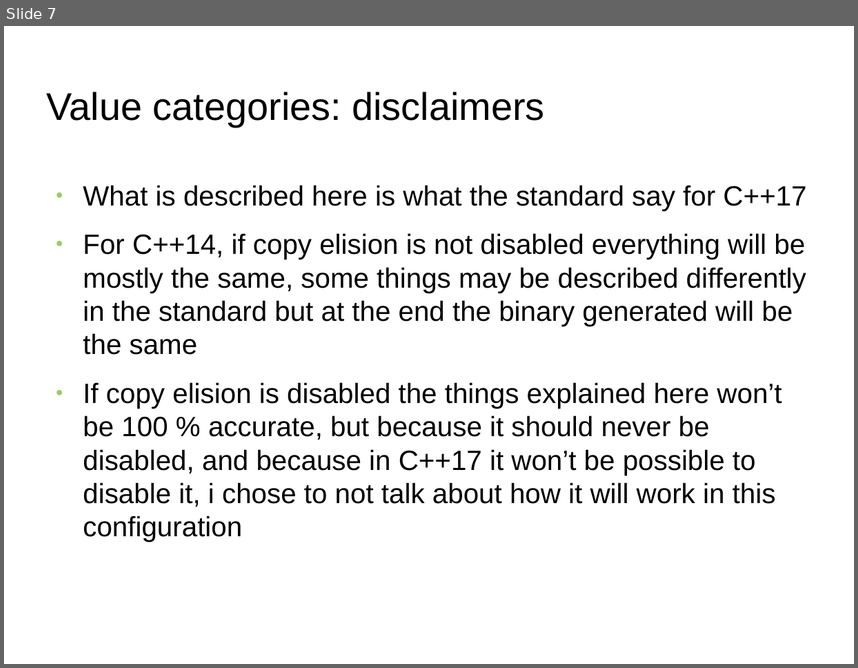
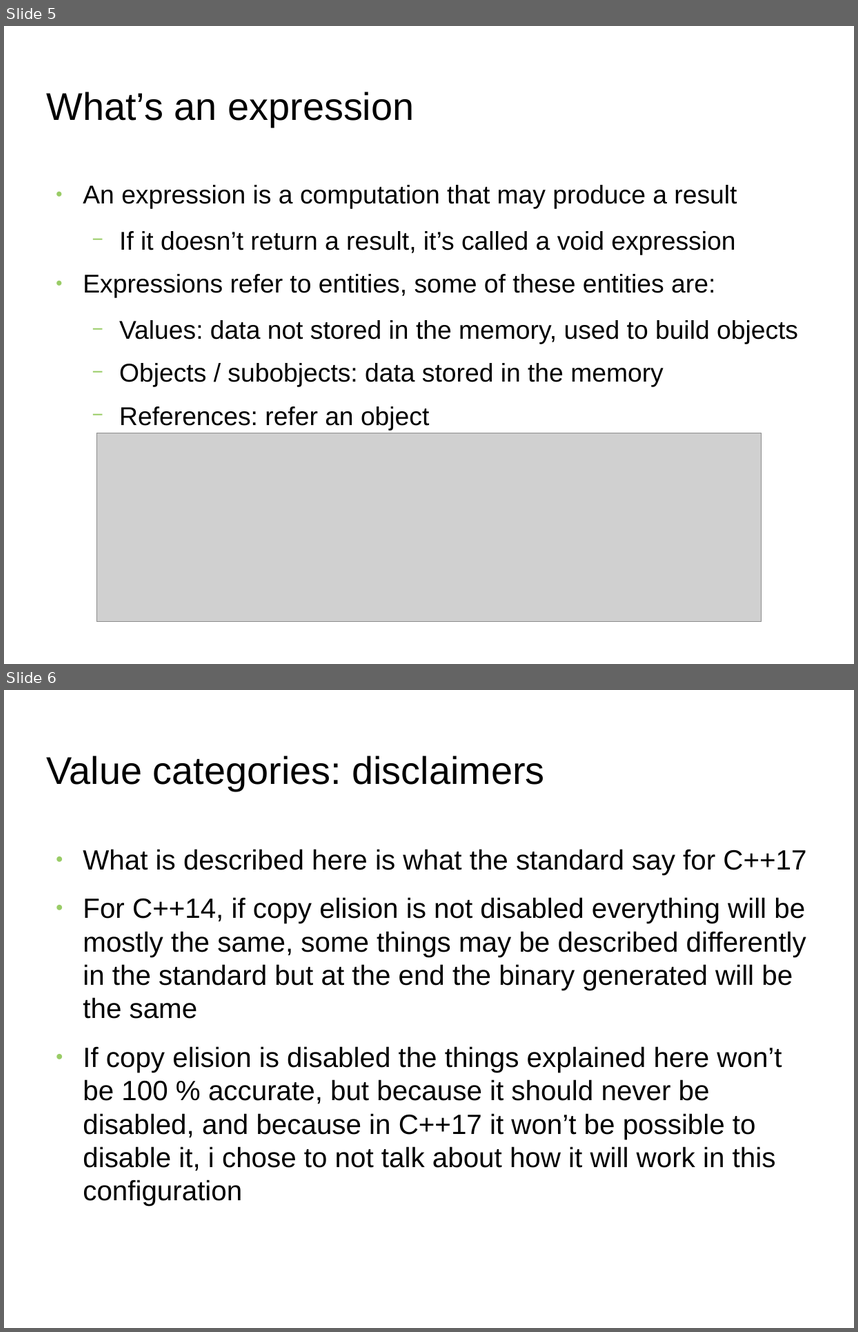
Before and after one commit to FranckRJ/CPP-trainings, a slide deck: traning-move.pt1.odp. Shown one above the other, each under a label of ours: slide 7 before the commit, slides 5 and 6 after it. The pictures are 858x668 and 858x1332 pixels, drawn with LibreOffice and Linux fonts; fonts in the diff are those of the drawing; grey boxes stand for pictures; background and template pictures are left out. Boxes give left, top, right and bottom in pixels: in the first picture for what was removed or moved away, otherwise in the second. Text is boxed around its words. In the diff, an @@ line names an element or a change of style, - is before the commit and + after.

```diff
--- a/traning-move.pt1.odp
+++ b/traning-move.pt1.odp
@@ slide 5 added at [4,26,854,664], background picture (left out) @@
@@ title added at [47,92,414,127], 36 pt, text #000000 @@
+What’s an expression
@@ text added at [83,185,798,430], 24.1 pt, text #000000 @@
+● An expression is a computation that may produce a result
+  − If it doesn’t return a result, it’s called a void expression
+● Expressions refer to entities, some of these entities are:
+  − Values: data not stored in the memory, used to build objects
+  − Objects / subobjects: data stored in the memory
+  − References: refer an object
@@ picture added at [96,433,762,621] @@
@@ what was slide 7 is now slide 6 @@
```
Also in this commit, not shown: 8 slides changed, 2 slides removed, 2 other files.
